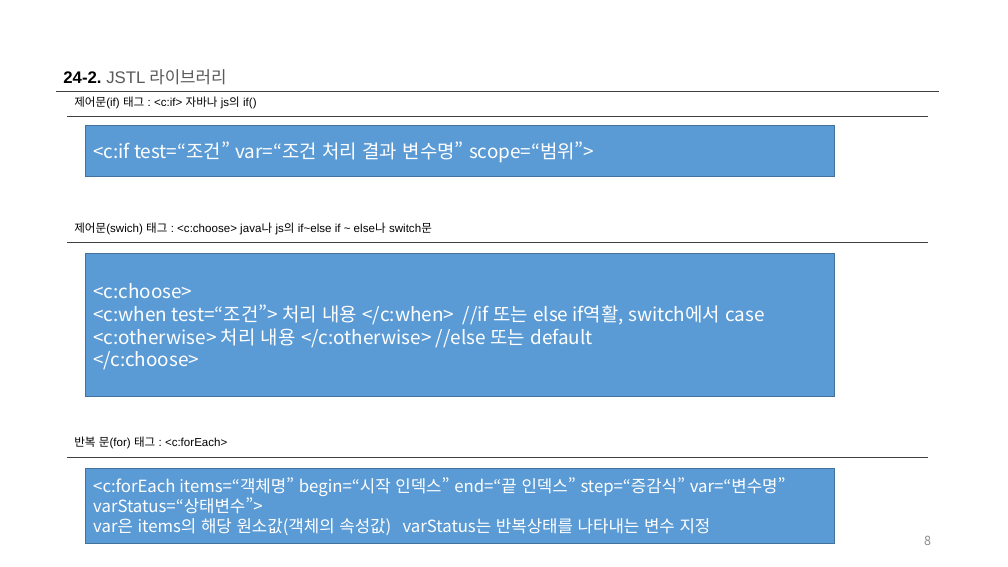
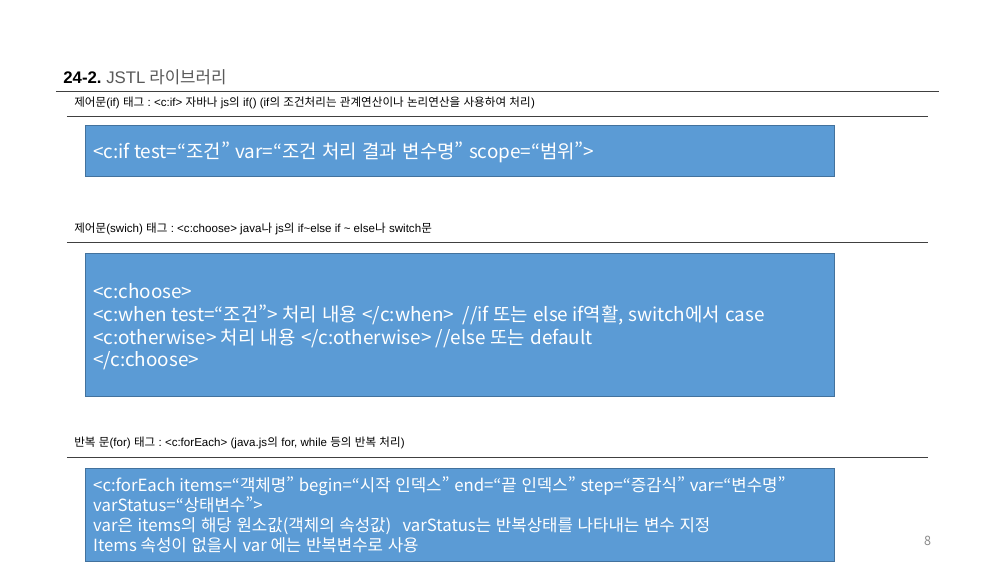
Before and after one commit to kjh8923/Study, a slide deck: slide 8 of jsp/JSP_Servlet_강의_24강_JSTL(JSP standard Tag Library).pptx. Drawn at 1008x567 pixels with LibreOffice and Linux fonts; fonts in the diff are those of the drawing. Boxes give left, top, right and bottom in pixels: in the first picture for what was removed or moved away, otherwise in the second. Text is boxed around its words. In the diff, an @@ line names an element or a change of style, - is before the commit and + after.

```diff
--- a/jsp/JSP_Servlet_강의_24강_JSTL(JSP standard Tag Library).pptx
+++ b/jsp/JSP_Servlet_강의_24강_JSTL(JSP standard Tag Library).pptx
@@ text at (x1=74, y1=96, x2=534, y2=109): text changed @@
-제어문(if) 태그 : <c:if> 자바나 js의 if()
+제어문(if) 태그 : <c:if> 자바나 js의 if() (if의 조건처리는 관계연산이나 논리연산을 사용하여 처리)
@@ text at (x1=74, y1=436, x2=404, y2=449): text changed @@
-반복 문(for) 태그 : <c:forEach>
+반복 문(for) 태그 : <c:forEach> (java.js의 for, while 등의 반복 처리)
@@ rectangle "<c:forEach items=“객체명” begin=“시작 인덱스” end=“끝 ..." resized from (x1=86, y1=469, x2=835, y2=544) to (x1=86, y1=469, x2=835, y2=562) @@
@@ text in rectangle at (x1=93, y1=537, x2=419, y2=553): paragraph added @@
+Items 속성이 없을시 var 에는 반복변수로 사용
```
Also in this commit, not shown: 53 other files.
